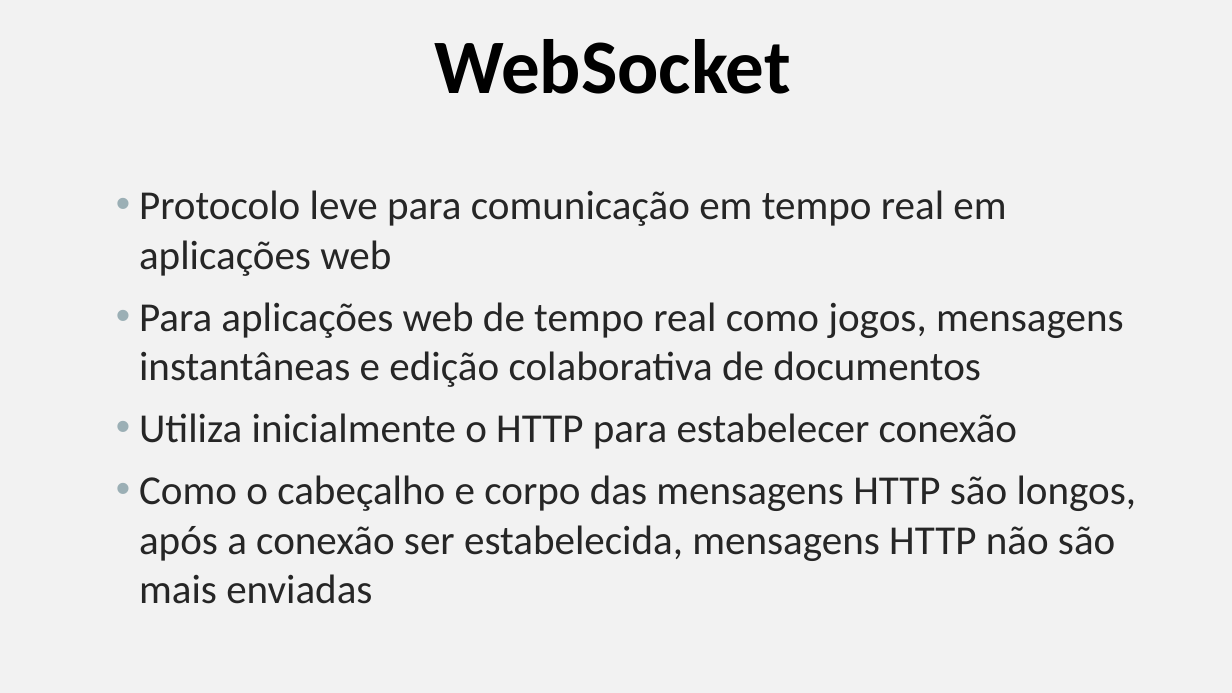
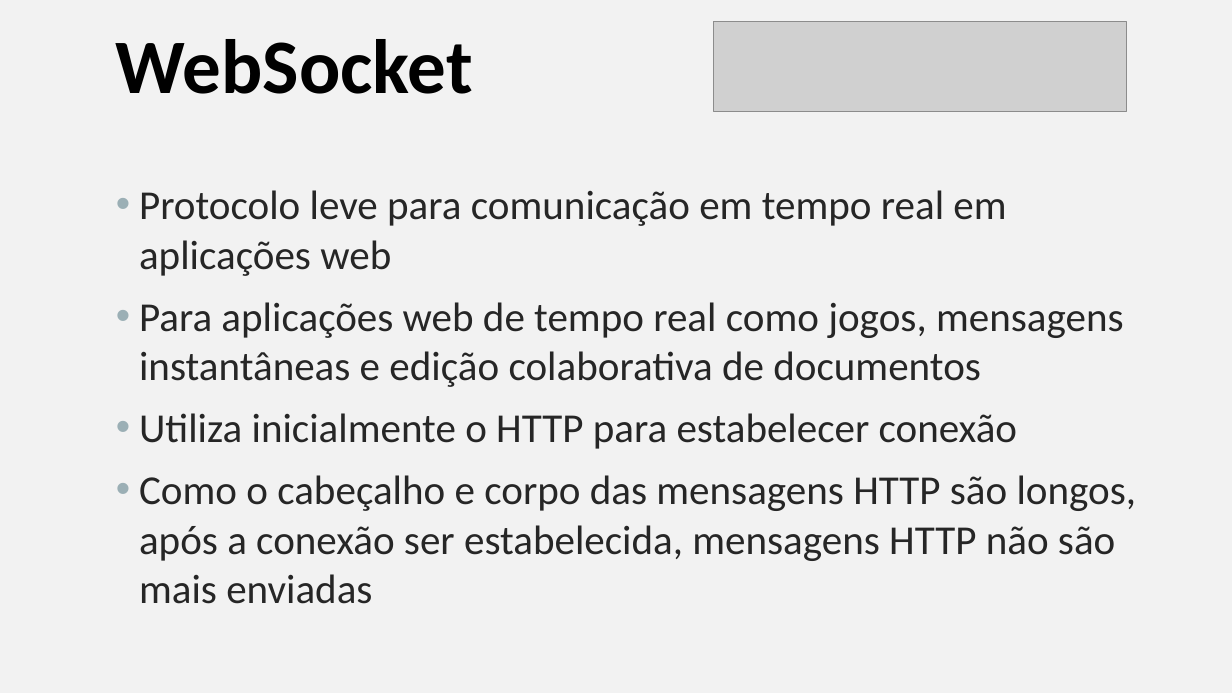
Before and after one commit to manoelcampos/sistemas-distribuidos, a slide deck: slide 1 of projects/05-chat-nodejs-socket-io/websocket.pptx. Drawn at 1232x693 pixels with LibreOffice and Linux fonts; fonts in the diff are those of the drawing; grey boxes stand for pictures. Boxes give left, top, right and bottom in pixels: in the first picture for what was removed or moved away, otherwise in the second. Text is boxed around its words. In the diff, an @@ line names an element or a change of style, - is before the commit and + after.

```diff
--- a/projects/05-chat-nodejs-socket-io/websocket.pptx
+++ b/projects/05-chat-nodejs-socket-io/websocket.pptx
@@ text "WebSocket": place and size @@
-text "WebSocket" at bbox=[434, 39, 791, 94]
+text "WebSocket" at bbox=[116, 39, 473, 94]
@@ text "WebSocket" at bbox=[116, 39, 473, 94]: alignment centre to left @@
@@ picture added at bbox=[714, 22, 1127, 112] @@
```
Also in this commit, not shown: 1 other slide changed, 2 other files.
